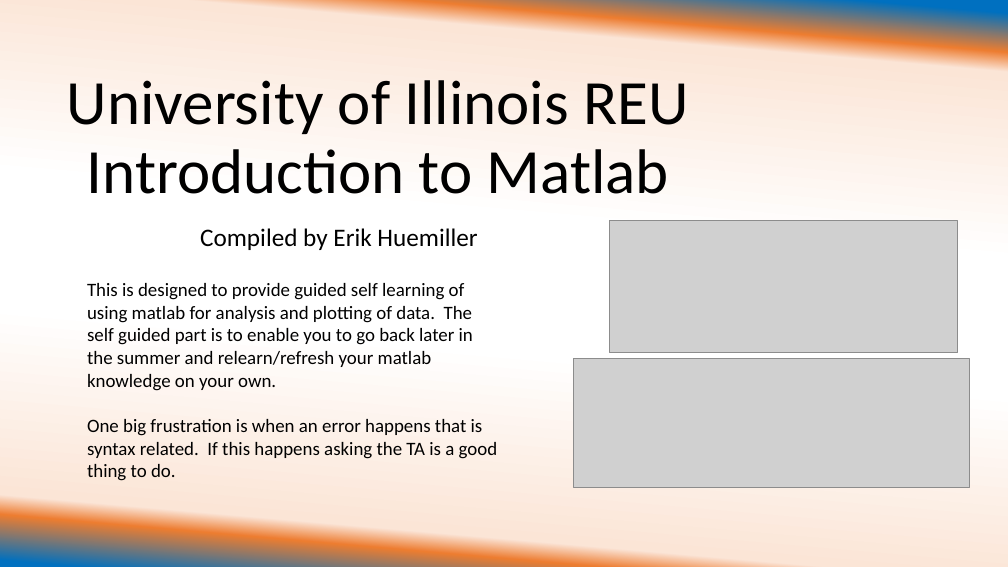
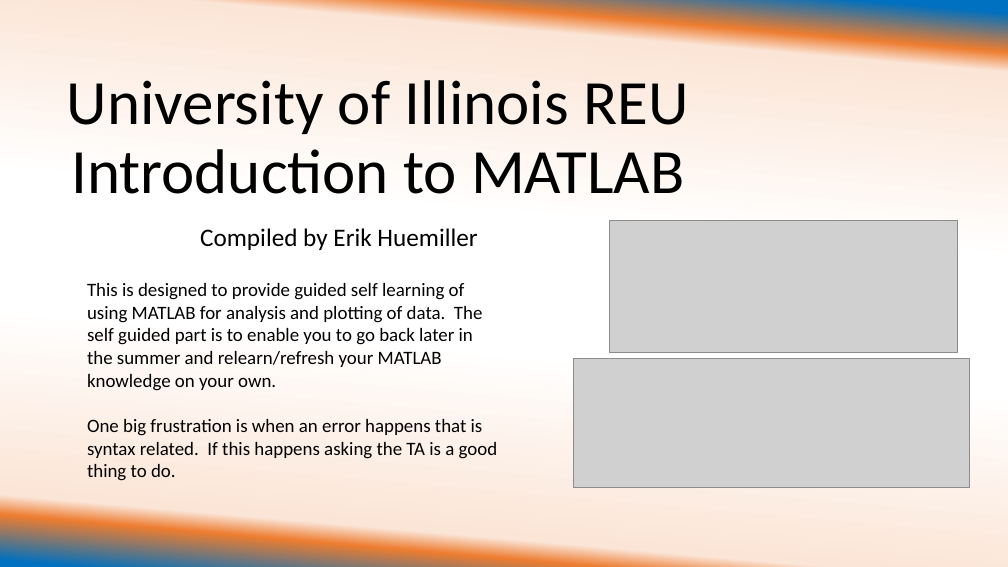
Before and after one commit to ehuemill/Intro-to-Matlab, a slide deck: slide 1 of Day 1 of Crash Course/University of Illinois REU Introduction to Matlab Day 1 with examples.pptx. Drawn at 1008x567 pixels with LibreOffice and Linux fonts; fonts in the diff are those of the drawing; grey boxes stand for pictures. Boxes give left, top, right and bottom in pixels: in the first picture for what was removed or moved away, otherwise in the second. Text is boxed around its words. In the diff, an @@ line names an element or a change of style, - is before the commit and + after.

Commit message:
Finishing Touches on Presentations
I finished up Day 2, changed the spelling of MATLAB to be all caps
throughout, and made sure that the "This is what mine looks like" was
included for each example in both days.

```diff
--- a/Day 1 of Crash Course/University of Illinois REU Introduction to Matlab Day 1 with examples.pptx
+++ b/Day 1 of Crash Course/University of Illinois REU Introduction to Matlab Day 1 with examples.pptx
@@ title at <box>67,80,688,194</box>: text changed @@
-University of Illinois REU Introduction to Matlab
+University of Illinois REU Introduction to MATLAB
@@ text at <box>87,283,483,391</box>: text changed @@
-This is designed to provide guided self learning of using matlab for analysis and plotting of data. The self guided part is to enable you to go back later in the summer and relearn/refresh your matlab knowledge on your own.
+This is designed to provide guided self learning of using MATLAB for analysis and plotting of data. The self guided part is to enable you to go back later in the summer and relearn/refresh your MATLAB knowledge on your own.
```
Also in this commit, not shown: 12 other slides changed, 6 slides added, 1 slide removed, 16 other files.
